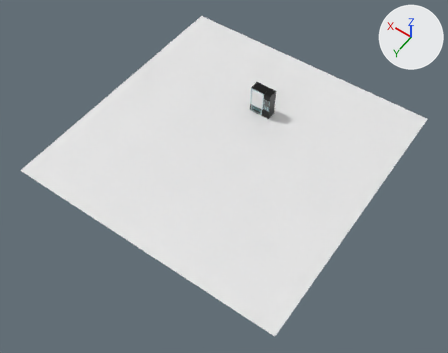
Two versions of the glTF model public/distributeur_glb.glb, one commit apart.
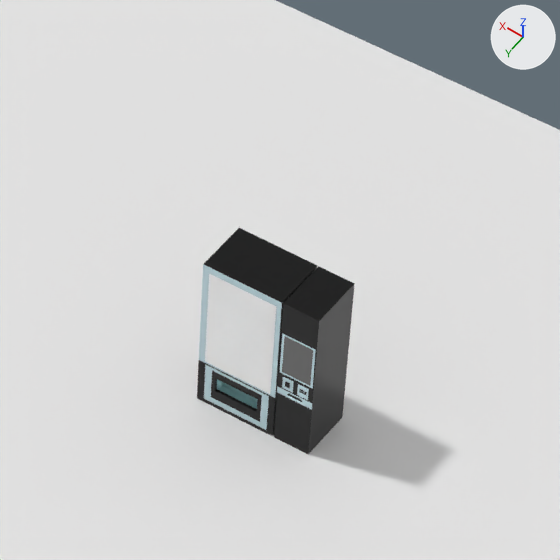
Each version is shown whole from a 50 mm lens placed at (-49.5, 70.7, 90.3), pointed at (-7.5, 12.0, -2.0), then close up on the part from 48% to 69% of the width and 12% to 39% of the height. The lights are fixed; the arrows at upper right show +X, +Y and +Z. The last two pictures show the newer version. Where no turn or scale is listed for an object, it has been applied to the vertices.

Before the edit, the objects in view are built like this:
```python
ob_boisson = bpy.data.objects.new('Boisson', me_cube_001)
ob_boisson.location = (-6.53, -4.66, 3.08)
ob_boisson.rotation_euler = (0.0, 0.0, 1.571)  # degrees (0, 0, 90)
ob_boisson.scale = (1.04, 0.682, 3.08)
ob_distributeur = bpy.data.objects.new('Distributeur', me_cube)
ob_distributeur.location = (-4.29, -4.66, 3.08)
ob_distributeur.rotation_euler = (0.0, 0.0, 1.571)  # degrees (0, 0, 90)
ob_distributeur.scale = (1.04, 1.51, 3.08)
ob_plane = bpy.data.objects.new('Plane', me_plane)
ob_plane.location = (-4.85, 5.98, 0.0)
ob_vitre = bpy.data.objects.new('Vitre', me_cube_002)
ob_vitre.location = (-4.31, -3.66, 3.88)
ob_vitre.rotation_euler = (0.0, 0.0, 1.571)  # degrees (0, 0, 90)
ob_vitre.scale = (0.0375, 1.29, 2.0)
```
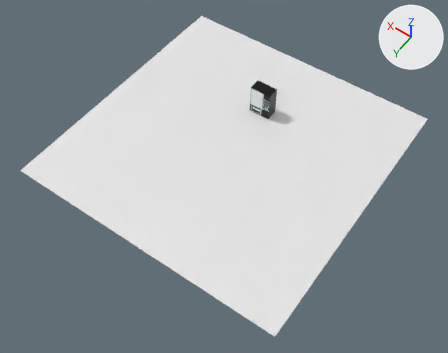
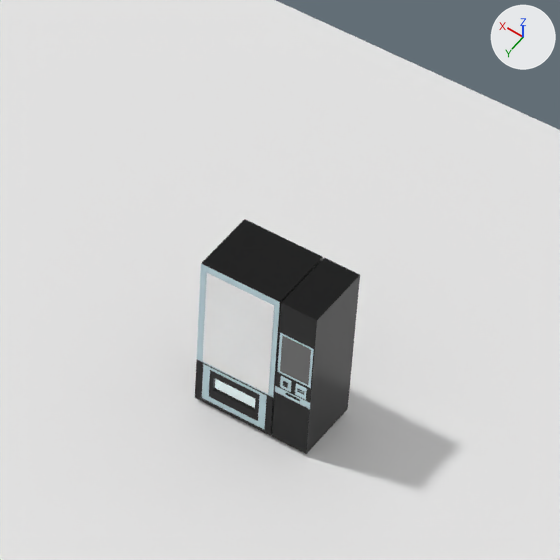
Where the newer file only moved an object's origin or applied its transform, the numbers keep the older frame.

Changed parts and their boxes [x1, y1, x2, y2] in the close-ups (560 x 560 px):
'Boisson', moved, rescaled (9% wider)
    before: [274, 266, 355, 454]
    after: [272, 258, 360, 454]
'Distributeur', surface changed, moved, rescaled (7% wider)
    before: [197, 228, 317, 436]
    after: [195, 219, 323, 436]
'Vitre', moved, rescaled
    before: [205, 274, 276, 394]
    after: [203, 273, 274, 394]

The change, as a diff of the scene's bpy script:
```diff
--- a/public/distributeur_glb.glb.py
+++ b/public/distributeur_glb.glb.py
@@ mat_pochematerial @@
 mat_pochematerial.roughness = 1.0
+mat_pochematerial.emission_strength = 0.5
@@ ob_distributeur @@
 ob_distributeur = bpy.data.objects.new('Distributeur', me_cube)
-ob_distributeur.location = (-4.29, -4.66, 3.08)
+ob_distributeur.location = (-4.29, -4.75, 3.22)
 ob_distributeur.rotation_euler = (0.0, 0.0, 1.571)  # degrees (0, 0, 90)
-ob_distributeur.scale = (1.04, 1.51, 3.08)
+ob_distributeur.scale = (1.27, 1.51, 3.08)
@@ ob_boisson @@
 ob_boisson = bpy.data.objects.new('Boisson', me_cube_001)
-ob_boisson.location = (-6.53, -4.66, 3.08)
+ob_boisson.location = (-6.53, -4.75, 3.22)
 ob_boisson.rotation_euler = (0.0, 0.0, 1.571)  # degrees (0, 0, 90)
-ob_boisson.scale = (1.04, 0.682, 3.08)
+ob_boisson.scale = (1.27, 0.682, 3.08)
@@ ob_vitre @@
 ob_vitre = bpy.data.objects.new('Vitre', me_cube_002)
-ob_vitre.location = (-4.31, -3.66, 3.88)
+ob_vitre.location = (-4.31, -3.52, 4.01)
 ob_vitre.rotation_euler = (0.0, 0.0, 1.571)  # degrees (0, 0, 90)
-ob_vitre.scale = (0.0375, 1.29, 2.0)
+ob_vitre.scale = (0.0456, 1.29, 2.0)
```
